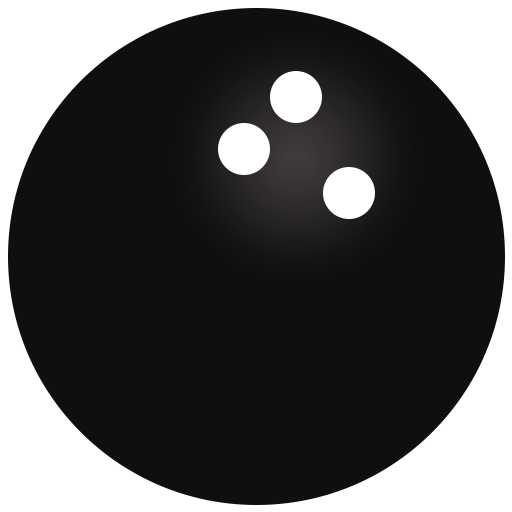
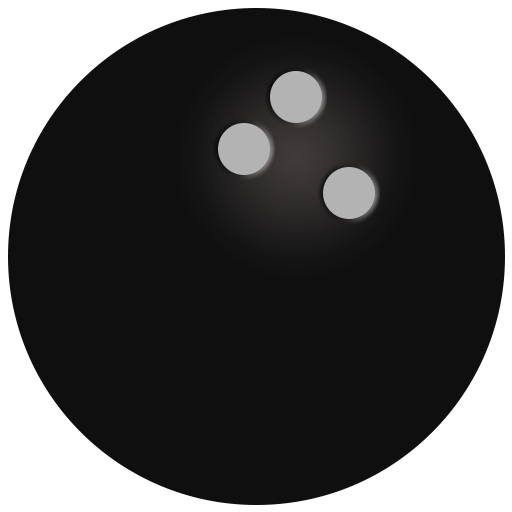
Layer changes from the first w=512, h=512 image to the second:
painted on "Ellipse 3 copy 2" over [323, 188, 375, 198]
painted on "Ellipse 1" over [27, 339, 491, 371]
